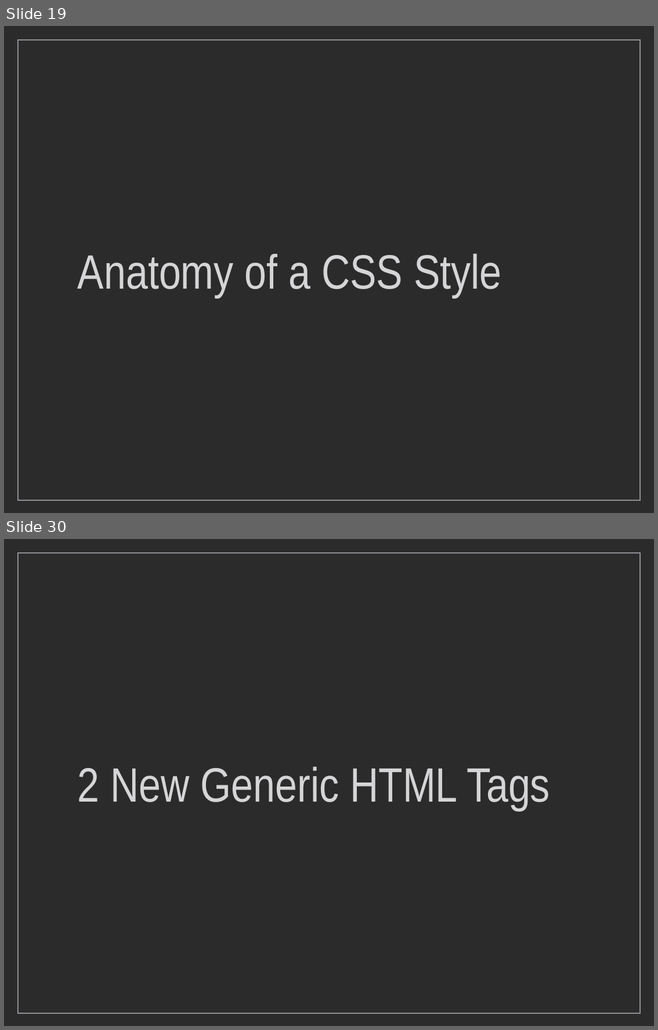
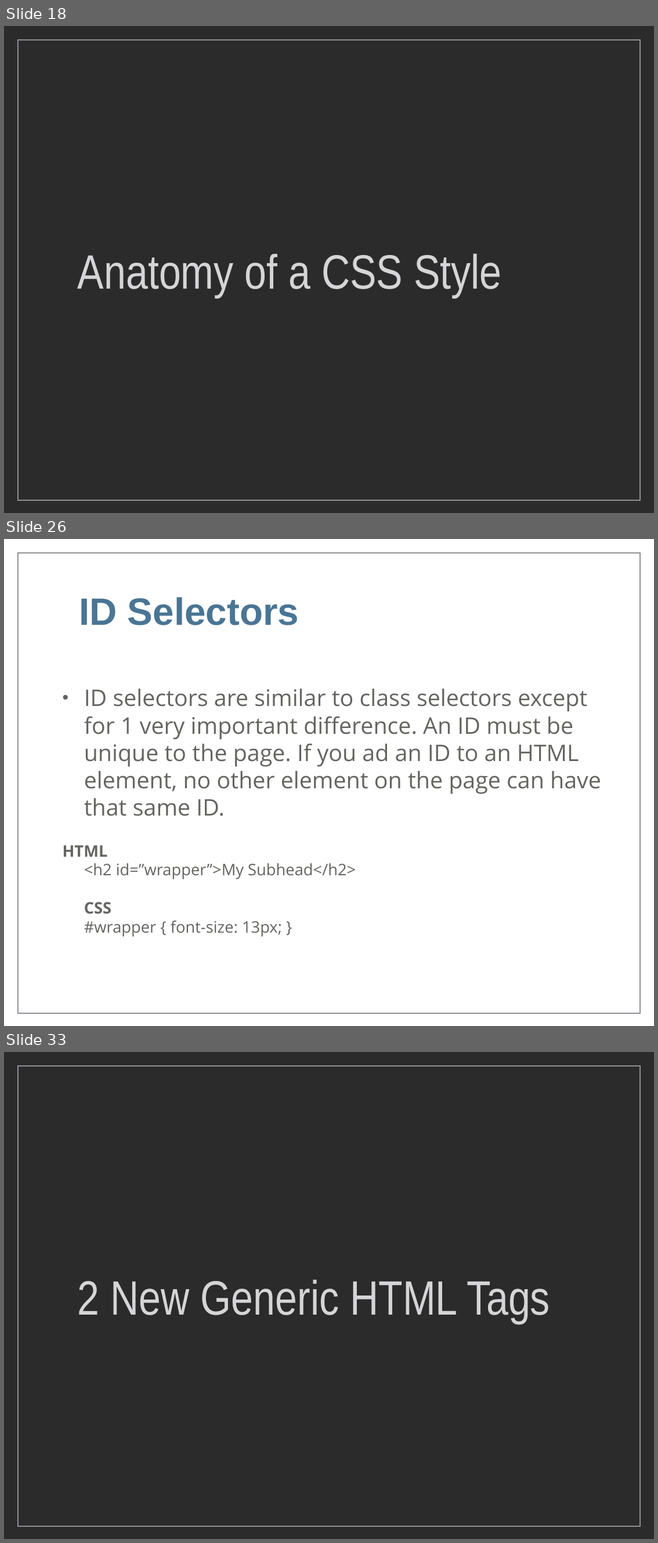
Before and after one commit to markdodgson/markdodgson-mohawk, a slide deck: images/keynotes/Week4_Keynote.ppt. Shown one above the other, each under a label of ours: slides 19 and 30 before the commit, slides 18, 26 and 33 after it; the slides between them are not shown. The pictures are 658x1030 and 658x1543 pixels, drawn with LibreOffice and Linux fonts; fonts in the diff are those of the drawing; background and template pictures are left out; a plain dark background stands for a picture behind light text. Boxes give left, top, right and bottom in pixels: in the first picture for what was removed or moved away, otherwise in the second. Text is boxed around its words. In the diff, an @@ line names an element or a change of style, - is before the commit and + after.

```diff
--- a/images/keynotes/Week4_Keynote.ppt
+++ b/images/keynotes/Week4_Keynote.ppt
@@ slide 26 added at [4, 539, 654, 1026], background picture (left out); not listed: 1 template element that a slide beside it also shows @@
@@ title added at [79, 597, 299, 625], 60 pt, text #4A7594, bold @@
+ID Selectors
@@ text added at [63, 689, 601, 937], 36 pt, text #646461 @@
+• ID selectors are similar to class selectors except for 1 very important difference. An ID must be unique to the page. If you ad an ID to an HTML element, no other element on the page can have that same ID.
+HTML
+<h2 id=”wrapper”>My Subhead</h2>
+CSS
+#wrapper { font-size: 13px; }
@@ what was slide 19 is now slide 18 @@
@@ what was slide 30 is now slide 33 @@
```
Also in this commit, not shown: 20 slides changed, 6 other slides added, 3 slides removed, 42 other files.
